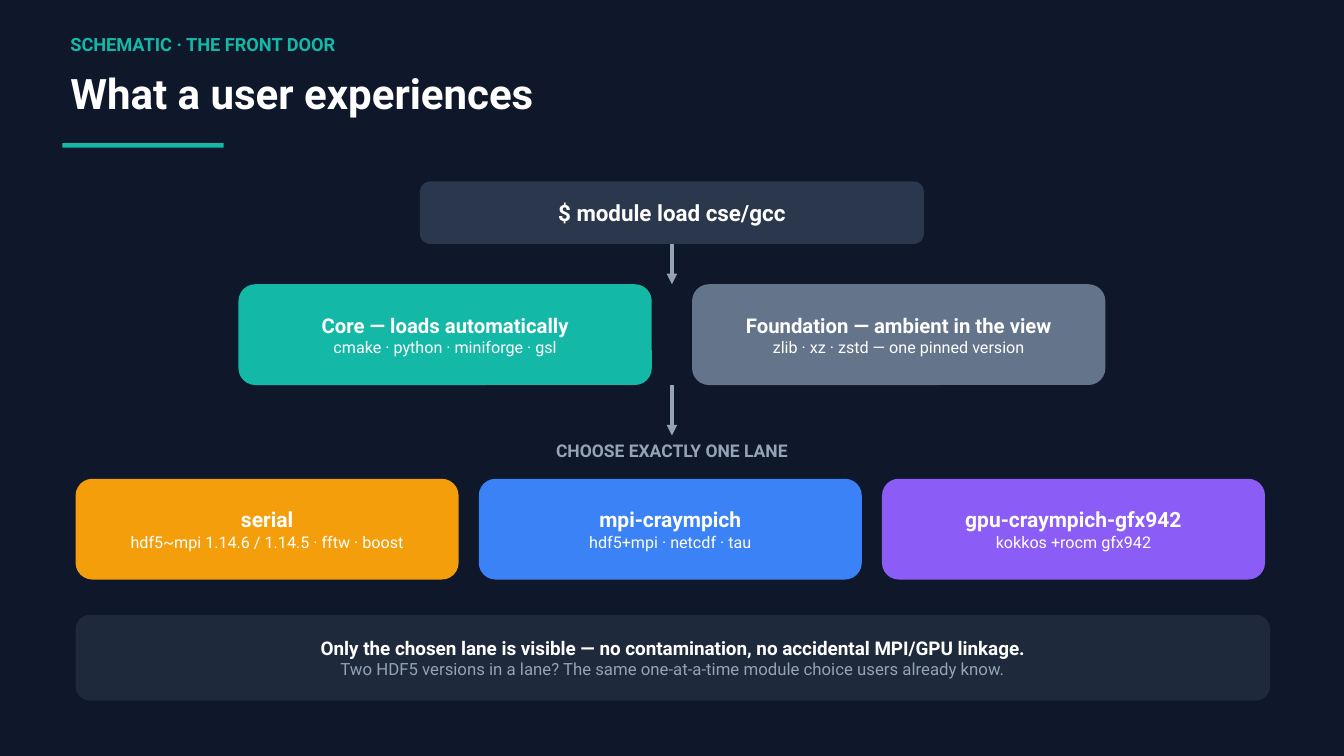
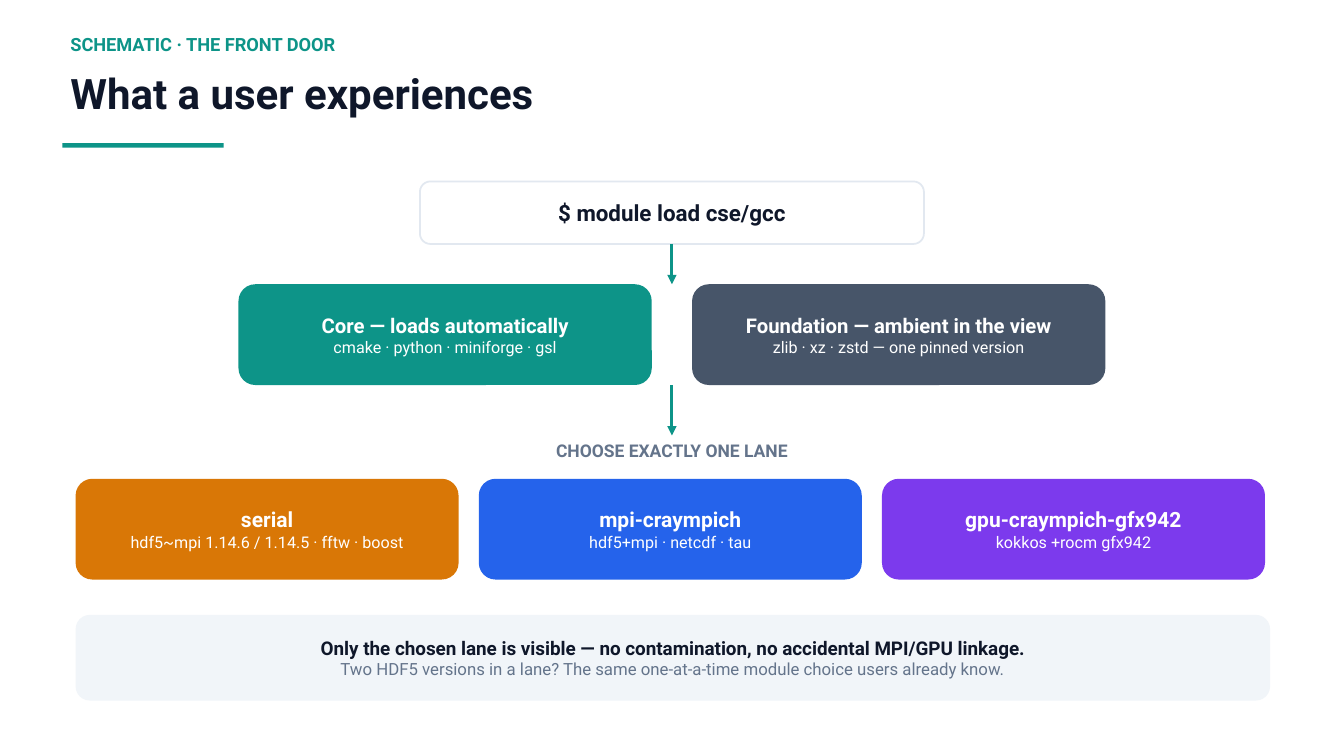
Before and after one commit to ray12514/stack-planning, a slide deck: slide 5 of presentations/cse_lanes_model.pptx. Drawn at 1344x756 pixels with LibreOffice and Linux fonts; fonts in the diff are those of the drawing. Boxes give left, top, right and bottom in pixels: in the first picture for what was removed or moved away, otherwise in the second. Text is boxed around its words. In the diff, an @@ line names an element or a change of style, - is before the commit and + after.

Commit message:
Redraw the build-flow schematic; restyle the deck to light theme
cse_build_flow.pptx: the original schematic structure redrawn clean —
six-stage pipeline, Core+Foundation built once, dashed reuse edges into
two pilot compiler surfaces (Cray: cse/gcc + cse/cce with cray-mpich
lanes; Linux: cse/gcc + system default with openmpi lanes), user-flow
strip and legend. Deck restyled to white background with the same lane
color language; validation/vocabulary cards tightened. Both verified
slide-by-slide through Keynote PDF export.

```diff
--- a/presentations/cse_lanes_model.pptx
+++ b/presentations/cse_lanes_model.pptx
@@ rectangle removed at [0, 0, 1344, 756] @@
@@ text "SCHEMATIC · THE FRONT DOOR" at [70, 38, 336, 51]: text colour #14B8A6 to #0D9488 @@
@@ text "What a user experiences" at [70, 77, 533, 118]: text colour #FFFFFF to #0F172A @@
@@ rectangle at [63, 143, 224, 147]: fill #14B8A6 to #0D9488 @@
@@ rounded rectangle "$ module load cse/gcc" at [420, 181, 925, 244]: text colour #FFFFFF to #0F172A; fill #2A374D to #FFFFFF; outline none to #E2E8F0 1.25 pt @@
@@ arrow (673, 244) - (673, 284): stroke #94A3B8 2.5 pt to #0D9488 2.25 pt @@
@@ rounded rectangle "Core — loads automatically" at [239, 284, 652, 385]: fill #14B8A6 to #0D9488 @@
@@ rounded rectangle "Foundation — ambient in the ..." at [693, 284, 1106, 385]: fill #64748B to #475569 @@
@@ arrow (673, 385) - (673, 436): stroke #94A3B8 2.5 pt to #0D9488 2.25 pt @@
@@ text "CHOOSE EXACTLY ONE LANE" at [556, 444, 788, 457]: text colour #94A3B8 to #64748B @@
@@ rounded rectangle "serial" at [76, 479, 459, 580]: fill #F59E0B to #D97706 @@
@@ rounded rectangle "mpi-craympich" at [479, 479, 862, 580]: fill #3B82F6 to #2563EB @@
@@ rounded rectangle "gpu-craympich-gfx942" at [882, 479, 1265, 580]: fill #8B5CF6 to #7C3AED @@
@@ rounded rectangle "Only the chosen lane is ..." at [76, 615, 1270, 701]: text colour #FFFFFF to #0F172A in "Only the chosen lane is visible — ..."; text colour #94A3B8 to #64748B in "Two HDF5 versions in a lane? The ..."; fill #1E293B to #F1F5F9 @@
```
Also in this commit, not shown: 7 other slides changed, 4 other files.
